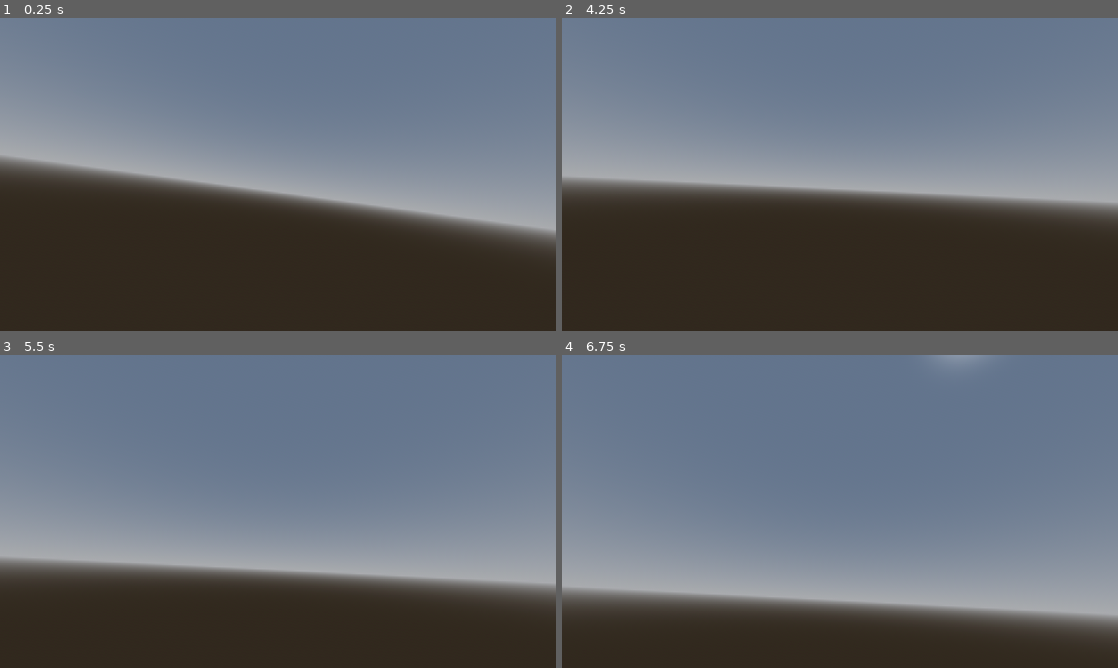
Above: before the commit, frames 1-4 (two rows, left to right).
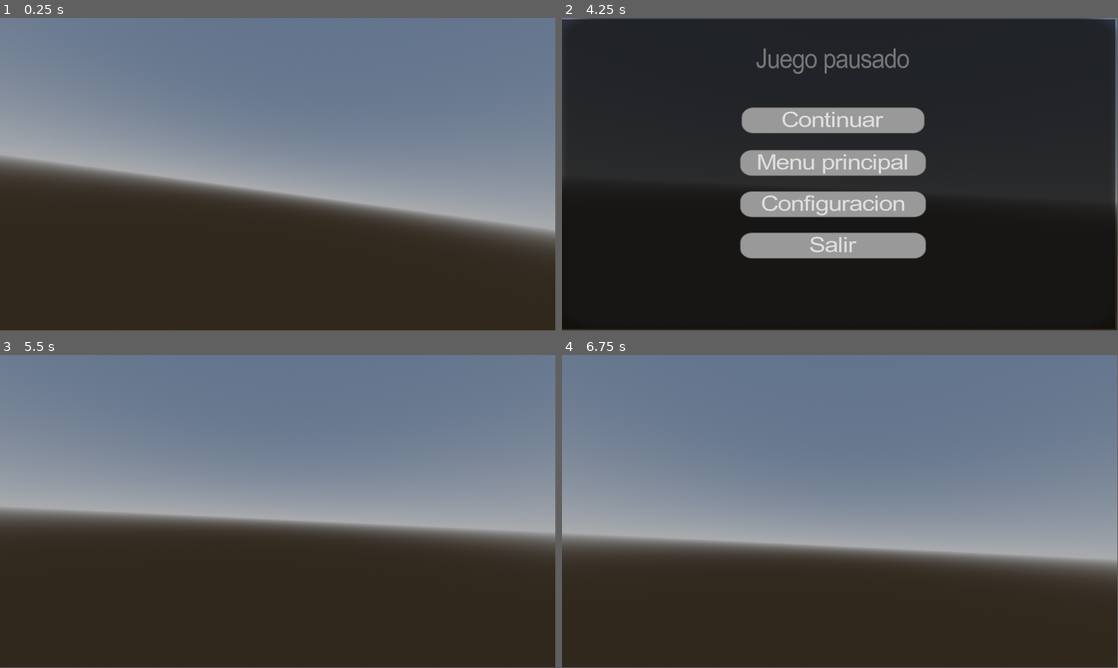
Above: after the commit, the same moments.

Repository: Jairivera777/Escapa
Game: Godot game, scene res://Escenas/Escena.tscn
Same seed, same stepped clock (60 frames per second), same inputs: the game is played once before the commit and once after it.
Inputs (mouse positions are in pixels of both pictures, inside the frame that each line leads up to):
- Up to frame 1 (0.25 s): no input
- Up to frame 2 (4.25 s): tap Enter (ui_accept) at 0.5, 0.77, 1.25, 1.52, 2, 2.75, 3.02, 3.5, 3.77 s; move the mouse to (867, 174) at 0.52 s; hold E (Interactuar) 0.53-1.28 s; hold W (arriba) from 0.53 s (still down); move the mouse to (812, 174) at 1.27 s; tap Shift (correr) at 1.35, 2.85 s; move the mouse to (851, 168) at 2.02 s; hold E (Interactuar) 2.03-2.78 s; move the mouse to (834, 180) at 2.77 s; move the mouse to (878, 177) at 3.52 s; hold E (Interactuar) from 3.53 s (still down); tap Escape (ui_cancel) at 4.15 s
- Up to frame 3 (5.5 s): release W (arriba) at 4.25 s; release E (Interactuar) at 4.25 s; click (272, 458) at 4.25 s, where only the run after the commit has a clickable "Continuar"; tap Enter (ui_accept) at 5, 5.27 s; move the mouse to (111, 464) at 5.02 s; hold A (izquierda) from 5.03 s (still down); tap Shift (correr) at 5.1 s
- Up to frame 4 (6.75 s): move the mouse to (867, 511) at 5.77 s; release A (izquierda) at 5.78 s; hold S (abajo) 5.78-6.53 s; hold E (Interactuar) 5.78-6.53 s; move the mouse to (756, 433) at 6.52 s; hold D (derecha) from 6.53 s (still down); tap Shift (correr) at 6.6 s
In our replay, the window is 800x450 before the commit and 799x449 after it. These sizes can differ from the game's own. Grey fills any space a smaller window leaves; there, only what the larger window draws over its background counts as a difference.

The runs differ from the first frame. In frame 1, less than 0.1% of the frame differs, in the area x 99-100%, y 0-75%; in frame 2, 97%, in the area x 0-100%, y 0-100%; in frame 3, 32%; in frame 4, 34%.

Commit message:
Menu de pausa

Diff:
--- /dev/null
+++ b/Assets/Letra/new_theme.tres
@@ -0,0 +1,6 @@
+[gd_resource type="Theme" format=3 uid="uid://xeq10deip0ht"]
+
+[ext_resource type="FontFile" uid="uid://dva0f8842qncn" path="res://Assets/Letra/ArialCE.ttf" id="1_fuwkc"]
+
+[resource]
+default_font = ExtResource("1_fuwkc")
--- a/Escenas/Escena.tscn
+++ b/Escenas/Escena.tscn
@@ -3,6 +3,7 @@
 [ext_resource type="PackedScene" uid="uid://3w76sehb57ej" path="res://Nodos/Piso/piso.tscn" id="1_viq8f"]
 [ext_resource type="PackedScene" uid="uid://cr2ersq7g6q6f" path="res://Nodos/Personaje/player.tscn" id="2_g8s6d"]
 [ext_resource type="PackedScene" uid="uid://bvhqwb4r2l742" path="res://Nodos/Piso/Puerta.tscn" id="3_g8s6d"]
+[ext_resource type="PackedScene" uid="uid://cnqh4mkfds4fx" path="res://Escenas/pausa.tscn" id="4_bsl8t"]
 
 [sub_resource type="ProceduralSkyMaterial" id="ProceduralSkyMaterial_rg50c"]
 sky_horizon_color = Color(0.66224277, 0.6717428, 0.6867428, 1)
@@ -33,3 +34,7 @@
 
 [node name="StaticBody3D2" parent="." unique_id=1690585863 instance=ExtResource("3_g8s6d")]
 transform = Transform3D(1, 0, 0, 0, 1, 0, 0, 0, 1, 0.26369905, 1.0361215, -1.0105908)
+
+[node name="CanvasLayer" type="CanvasLayer" parent="." unique_id=1824385908]
+
+[node name="Pausa" parent="CanvasLayer" unique_id=1425336794 instance=ExtResource("4_bsl8t")]
--- /dev/null
+++ b/Escenas/pausa.tscn
@@ -0,0 +1,167 @@
+[gd_scene format=3 uid="uid://cnqh4mkfds4fx"]
+
+[ext_resource type="Theme" uid="uid://xeq10deip0ht" path="res://Assets/Letra/new_theme.tres" id="1_iki10"]
+[ext_resource type="Script" uid="uid://bv4twoppnqwkq" path="res://scripts/pausa.gd" id="1_olc6s"]
+
+[sub_resource type="StyleBoxFlat" id="StyleBoxFlat_jwamv"]
+content_margin_left = 1.0
+content_margin_top = 1.0
+content_margin_right = 1.0
+content_margin_bottom = 1.0
+corner_radius_top_left = 8
+corner_radius_top_right = 8
+corner_radius_bottom_right = 8
+corner_radius_bottom_left = 8
+
+[sub_resource type="StyleBoxFlat" id="StyleBoxFlat_qph7b"]
+bg_color = Color(0.12156863, 0.12156863, 0.11764706, 1)
+corner_radius_top_left = 8
+corner_radius_top_right = 8
+corner_radius_bottom_right = 8
+corner_radius_bottom_left = 8
+expand_margin_left = 1.0
+expand_margin_top = 1.0
+expand_margin_right = 1.0
+expand_margin_bottom = 1.0
+
+[sub_resource type="StyleBoxFlat" id="StyleBoxFlat_8gyis"]
+corner_radius_top_left = 8
+corner_radius_top_right = 8
+corner_radius_bottom_right = 8
+corner_radius_bottom_left = 8
+expand_margin_left = 1.0
+expand_margin_top = 1.0
+expand_margin_right = 1.0
+expand_margin_bottom = 1.0
+
+[sub_resource type="StyleBoxFlat" id="StyleBoxFlat_w8kwx"]
+bg_color = Color(0.09239706, 0.09239707, 0.092397, 1)
+corner_radius_top_left = 8
+corner_radius_top_right = 8
+corner_radius_bottom_right = 8
+corner_radius_bottom_left = 8
+expand_margin_left = 1.0
+expand_margin_top = 1.0
+expand_margin_right = 1.0
+expand_margin_bottom = 1.0
+
+[sub_resource type="StyleBoxFlat" id="StyleBoxFlat_pe23x"]
+corner_radius_top_left = 8
+corner_radius_top_right = 8
+corner_radius_bottom_right = 8
+corner_radius_bottom_left = 8
+expand_margin_left = 1.0
+expand_margin_top = 1.0
+expand_margin_right = 1.0
+expand_margin_bottom = 1.0
+
+[sub_resource type="StyleBoxFlat" id="StyleBoxFlat_wbx11"]
+bg_color = Color(0.06879826, 0.06879829, 0.06879823, 1)
+corner_radius_top_left = 8
+corner_radius_top_right = 8
+corner_radius_bottom_right = 8
+corner_radius_bottom_left = 8
+expand_margin_left = 1.0
+expand_margin_top = 1.0
+expand_margin_right = 1.0
+expand_margin_bottom = 1.0
+
+[sub_resource type="StyleBoxFlat" id="StyleBoxFlat_w41a4"]
+corner_radius_top_left = 8
+corner_radius_top_right = 8
+corner_radius_bottom_right = 8
+corner_radius_bottom_left = 8
+expand_margin_left = 1.0
+expand_margin_top = 1.0
+expand_margin_right = 1.0
+expand_margin_bottom = 1.0
+
+[sub_resource type="StyleBoxFlat" id="StyleBoxFlat_f6a5r"]
+bg_color = Color(0.07284262, 0.072842635, 0.072842576, 1)
+corner_radius_top_left = 8
+corner_radius_top_right = 8
+corner_radius_bottom_right = 8
+corner_radius_bottom_left = 8
+expand_margin_left = 1.0
+expand_margin_top = 1.0
+expand_margin_right = 1.0
+expand_margin_bottom = 1.0
+
+[node name="Pausa" type="Control" unique_id=1425336794]
+process_mode = 3
+layout_mode = 3
+anchors_preset = 15
+anchor_right = 1.0
+anchor_bottom = 1.0
+offset_left = -2.0
+offset_top = -6.0
+offset_right = -2.0
+offset_bottom = -6.0
+grow_horizontal = 2
+grow_vertical = 2
+theme = ExtResource("1_iki10")
+script = ExtResource("1_olc6s")
+
+[node name="ColorRect" type="ColorRect" parent="." unique_id=35949120]
+layout_mode = 0
+offset_left = 2.0
+offset_top = 9.0
+offset_right = 42.0
+offset_bottom = 49.0
+scale = Vector2(28.686848, 16.046183)
+color = Color(0, 0, 0, 0.5882353)
+
+[node name="VBoxContainer" type="VBoxContainer" parent="." unique_id=1370195362]
+layout_mode = 0
+offset_left = 404.00003
+offset_top = 62.0
+offset_right = 518.0
+offset_bottom = 102.0
+scale = Vector2(2.9046476, 3.2244434)
+
+[node name="Label" type="Label" parent="VBoxContainer" unique_id=1809999977]
+layout_mode = 2
+text = "Juego pausado"
+
+[node name="Panel" type="Panel" parent="." unique_id=313990179]
+layout_mode = 0
+offset_right = 40.0
+offset_bottom = 40.0
+scale = Vector2(28.810555, 16.227558)
+
+[node name="VBoxContainer2" type="VBoxContainer" parent="." unique_id=2020790783]
+layout_mode = 0
+offset_left = 375.0
+offset_top = 192.00002
+offset_right = 500.0
+offset_bottom = 361.0
+scale = Vector2(3.0294352, 2.521425)
+theme_override_constants/separation = 15
+
+[node name="Button" type="Button" parent="VBoxContainer2" unique_id=1531384962]
+layout_mode = 2
+theme_override_styles/normal = SubResource("StyleBoxFlat_jwamv")
+theme_override_styles/pressed = SubResource("StyleBoxFlat_qph7b")
+text = "Continuar"
+
+[node name="Button2" type="Button" parent="VBoxContainer2" unique_id=620516611]
+layout_mode = 2
+theme_override_styles/normal = SubResource("StyleBoxFlat_8gyis")
+theme_override_styles/pressed = SubResource("StyleBoxFlat_w8kwx")
+text = "Menu principal
+"
+
+[node name="Button3" type="Button" parent="VBoxContainer2" unique_id=1328809030]
+layout_mode = 2
+theme_override_styles/normal = SubResource("StyleBoxFlat_pe23x")
+theme_override_styles/pressed = SubResource("StyleBoxFlat_wbx11")
+text = "Configuracion"
+
+[node name="Button4" type="Button" parent="VBoxContainer2" unique_id=1433802954]
+layout_mode = 2
+theme_override_styles/normal = SubResource("StyleBoxFlat_w41a4")
+theme_override_styles/pressed = SubResource("StyleBoxFlat_f6a5r")
+text = "Salir"
+
+[connection signal="pressed" from="VBoxContainer2/Button" to="." method="continuar"]
+[connection signal="pressed" from="VBoxContainer2/Button4" to="." method="salir"]
--- a/Nodos/Piso/Puerta.tscn
+++ b/Nodos/Piso/Puerta.tscn
@@ -272,6 +272,7 @@
 script = ExtResource("1_um0nn")
 
 [node name="MeshInstance3D" type="MeshInstance3D" parent="." unique_id=456810294]
+transform = Transform3D(-4.371139e-08, 0, -1, 0, 1, 0, 1, 0, -4.371139e-08, -0.367935, 0, -0.37619382)
 material_override = SubResource("StandardMaterial3D_7e8l2")
 mesh = SubResource("BoxMesh_jo26l")
 
@@ -281,7 +282,7 @@
 mesh = SubResource("CapsuleMesh_jo26l")
 
 [node name="CollisionShape3D" type="CollisionShape3D" parent="." unique_id=1597709454]
-transform = Transform3D(1, 0, 0, 0, 1, 0, 0, 0, 1, -0.003326416, -0.019134521, 0)
+transform = Transform3D(-4.371139e-08, 0, -1, 0, 1, 0, 1, 0, -4.371139e-08, -0.3532562, -0.019, -0.376)
 shape = SubResource("BoxShape3D_jo26l")
 
 [node name="AnimationPlayer" type="AnimationPlayer" parent="." unique_id=1745026467]
--- a/project.godot
+++ b/project.godot
@@ -17,8 +17,11 @@
 
 [display]
 
-window/stretch/mode="canvas_items"
 window/stretch/aspect="expand"
+
+[gui]
+
+theme/default_font_multichannel_signed_distance_field=true
 
 [input]
 
--- /dev/null
+++ b/scripts/pausa.gd
@@ -0,0 +1,22 @@
+extends Control
+
+func _ready() -> void:
+	visible = false
+
+func _input(event: InputEvent) -> void:
+	if event.is_action_pressed("ui_cancel"):
+		menuPausa()
+func menuPausa() -> void:
+	var pausa = not get_tree().paused
+	get_tree().paused = pausa
+	visible = pausa
+	if pausa:
+		Input.mouse_mode = Input.MOUSE_MODE_VISIBLE
+	else:
+		Input.mouse_mode = Input.MOUSE_MODE_CAPTURED
+
+func continuar() -> void:
+	menuPausa()
+func salir() -> void:
+	get_tree().paused = false
+	get_tree().quit()
Binary file added: Assets/Letra/ArialCE.ttf
Not shown, added: Assets/Letra/ArialCE.ttf.import
Not shown, added: scripts/pausa.gd.uid
